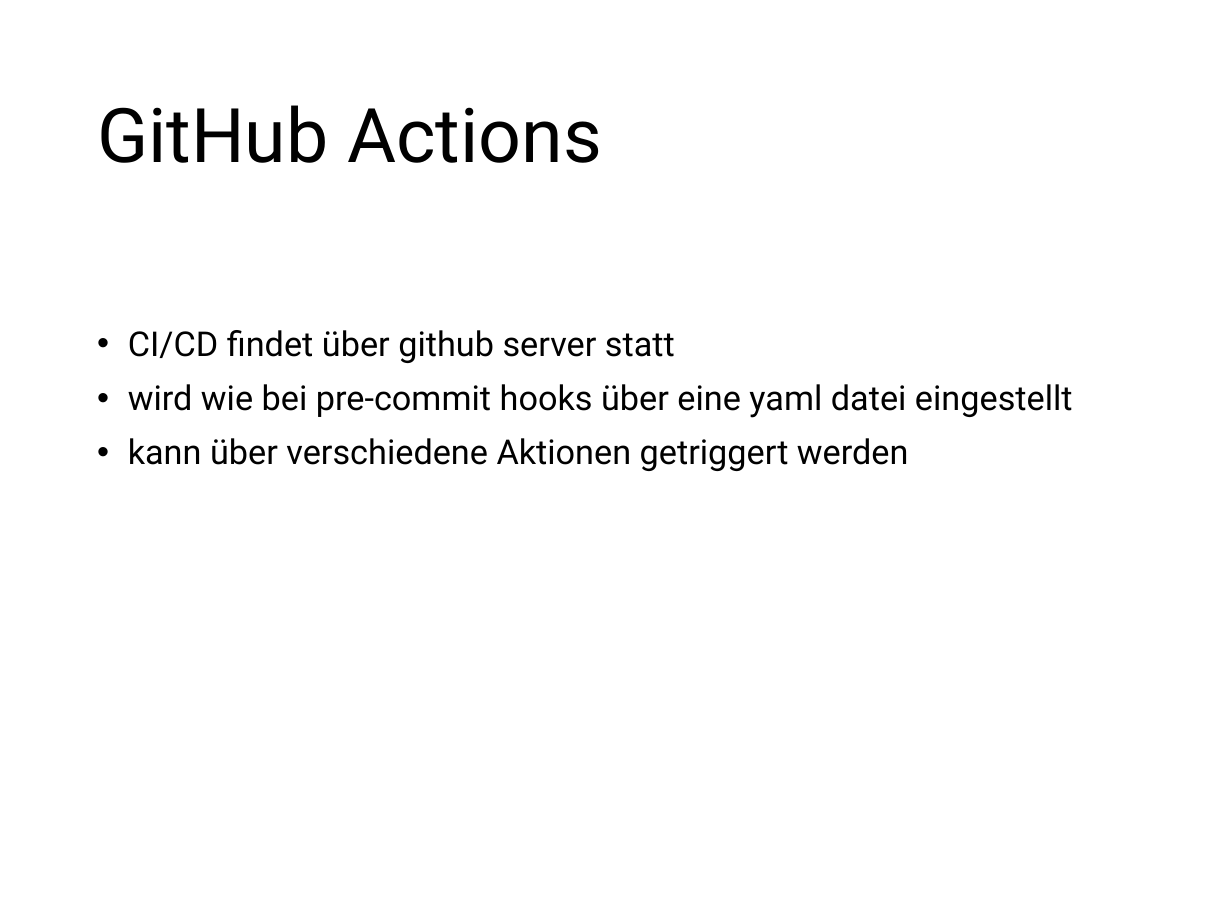
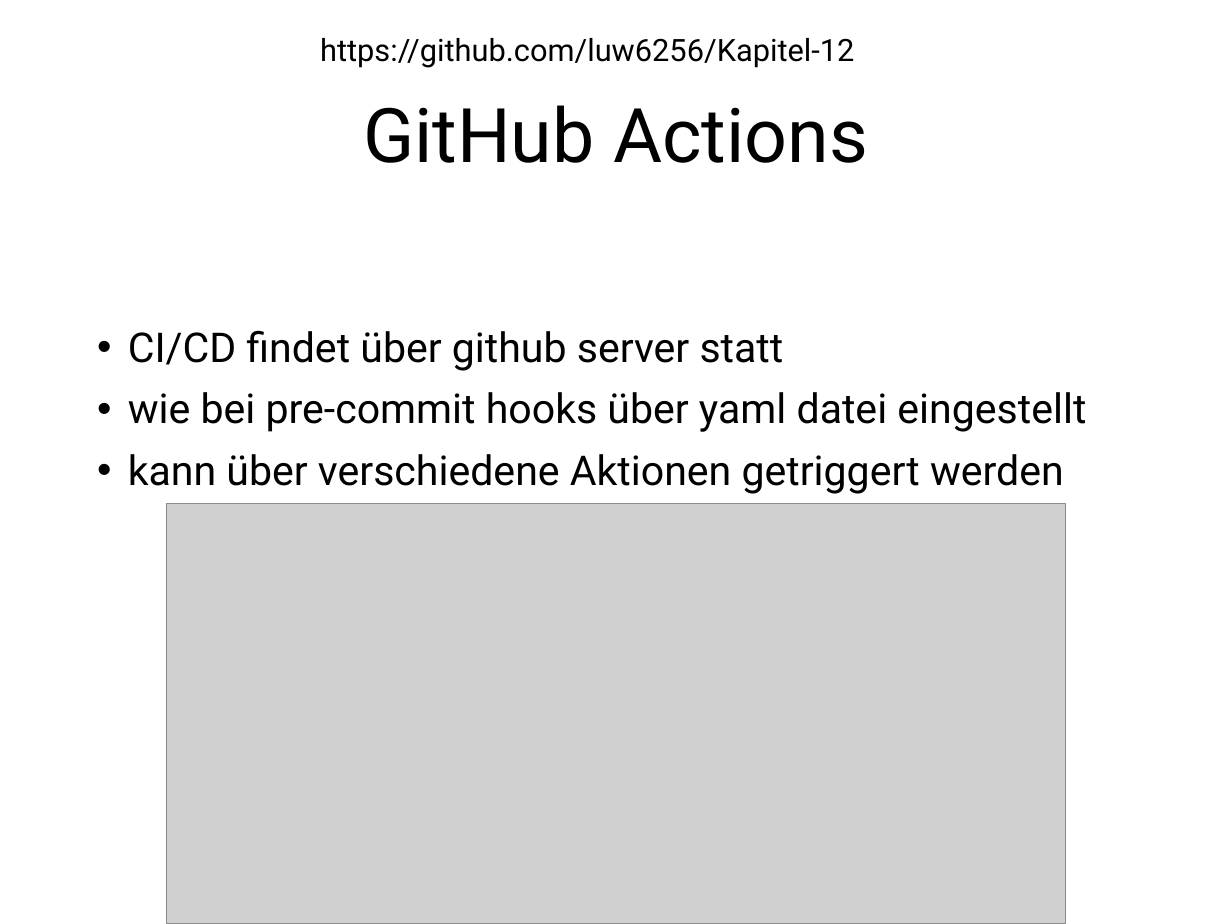
Before and after one commit to luw6256/Kapitel-12, a slide deck: slide 7 of Kapitel12.pptx. Drawn at 1232x924 pixels with LibreOffice and Linux fonts; fonts in the diff are those of the drawing; grey boxes stand for pictures. Boxes give left, top, right and bottom in pixels: in the first picture for what was removed or moved away, otherwise in the second. Text is boxed around its words. In the diff, an @@ line names an element or a change of style, - is before the commit and + after.

```diff
--- a/Kapitel12.pptx
+++ b/Kapitel12.pptx
@@ title "GitHub Actions" at box(363, 105, 868, 163): alignment left to centre @@
@@ text added at box(320, 38, 854, 68), 18 pt, text #000000 @@
+https://github.com/luw6256/Kapitel-12
@@ text at box(128, 330, 1064, 494): size 20 to 24 pt in "CI/CD findet über github server statt", "kann über verschiedene Aktionen getriggert werden" @@
@@ text at box(128, 392, 1086, 432): text changed; size 20 to 24 pt @@
-• wird wie bei pre-commit hooks über eine yaml datei eingestellt
+• wie bei pre-commit hooks über yaml datei eingestellt
@@ picture added at box(166, 504, 1066, 924) @@
```
Also in this commit, not shown: 10 other slides changed, 3 slides added, 1 slide removed, 2 other files.
